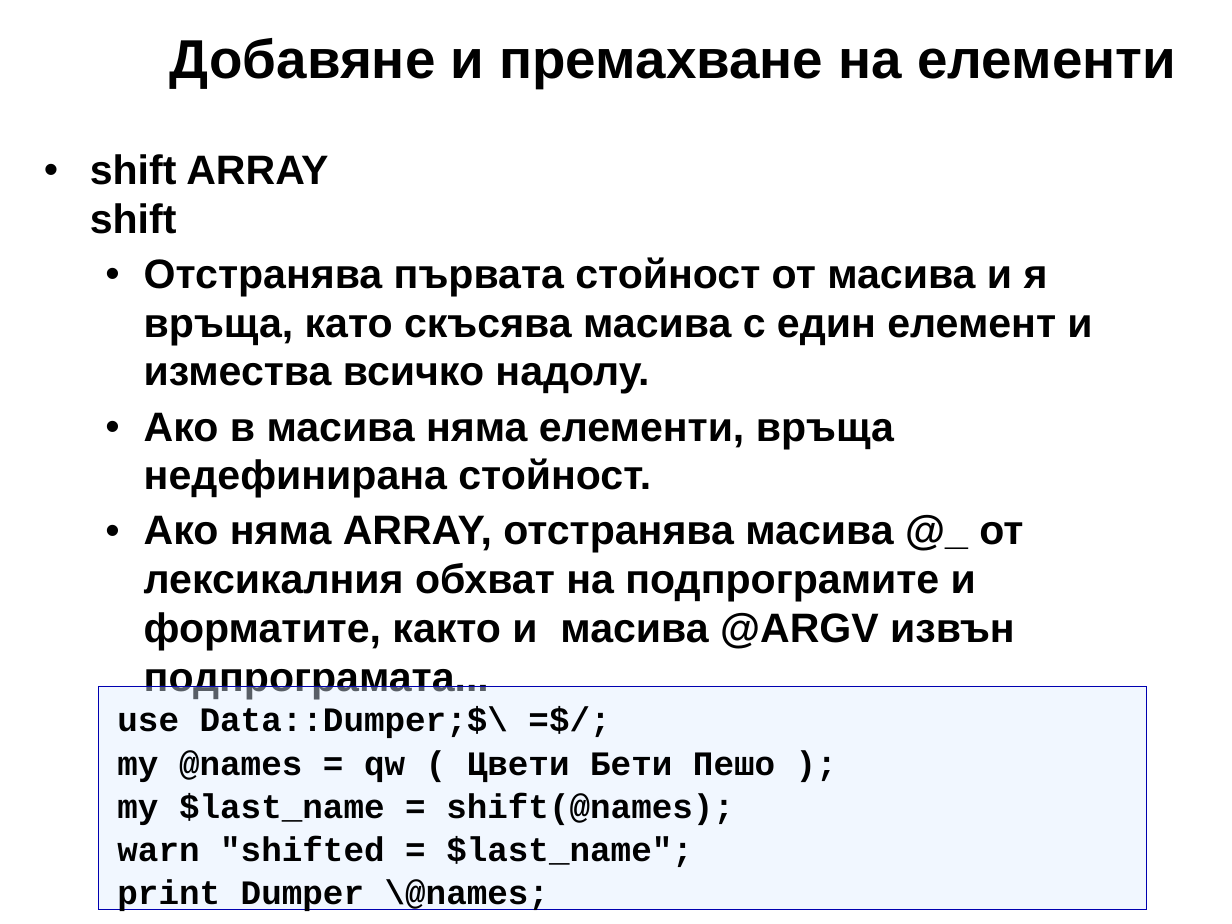
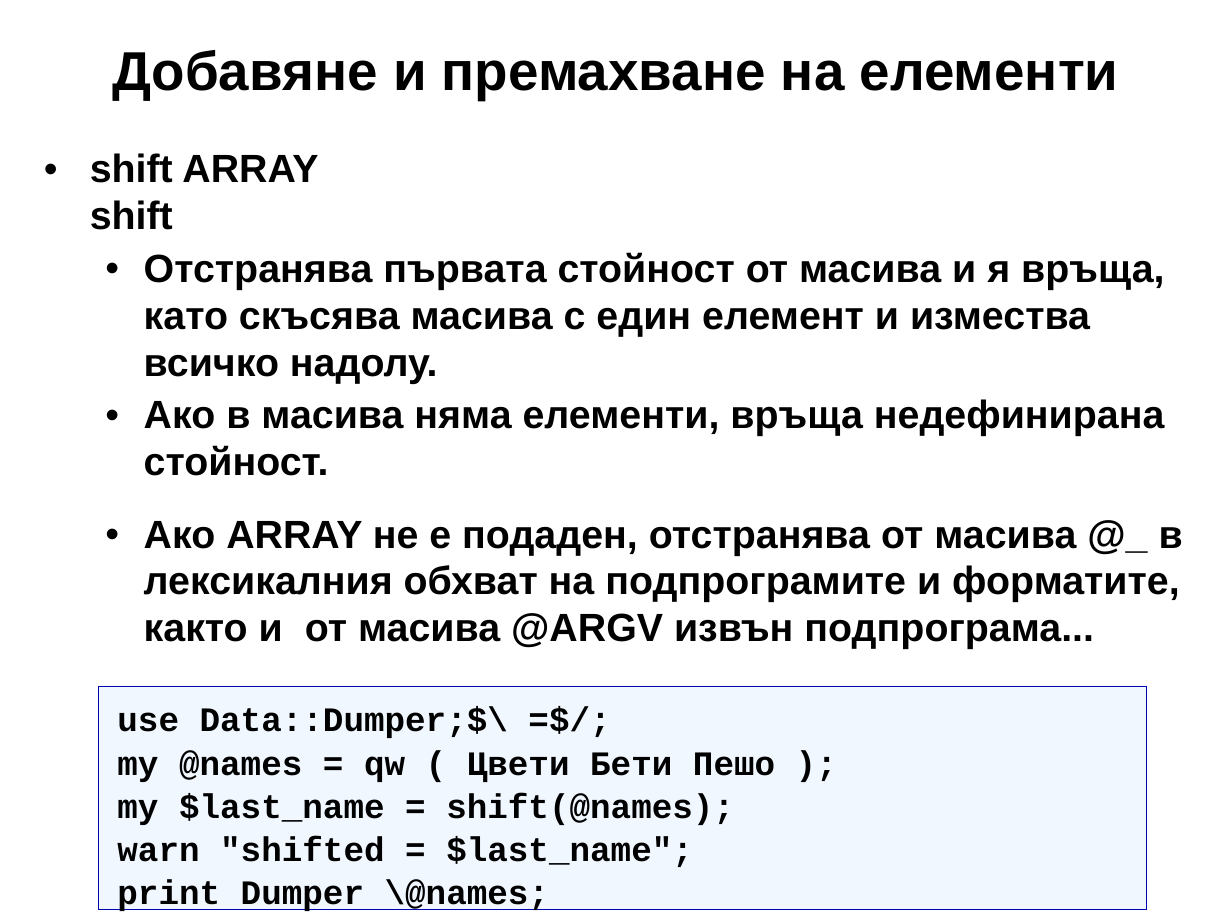
Before and after one commit to kberov/PerlProgrammingCourse, a slide deck: slide 13 of 03_list_and_arrays_bg.odp. Drawn at 1232x924 pixels with LibreOffice and Linux fonts; fonts in the diff are those of the drawing; background and template pictures are left out. Boxes give left, top, right and bottom in pixels: in the first picture for what was removed or moved away, otherwise in the second. Text is boxed around its words. In the diff, an @@ line names an element or a change of style, - is before the commit and + after.

```diff
--- a/03_list_and_arrays_bg.odp
+++ b/03_list_and_arrays_bg.odp
@@ title "Добавяне и премахване на елементи": place and size @@
-title "Добавяне и премахване на елементи" at (170, 38, 1176, 88)
+title "Добавяне и премахване на елементи" at (112, 50, 1119, 100)
@@ title "Добавяне и премахване на елементи" at (112, 50, 1119, 100): alignment left to centre @@
@@ text at (90, 153, 1165, 476): size 24 to 23 pt in "shift ARRAY shift", "Отстранява първата стойност от масива и я ...", "Ако в масива няма елементи, връща недефинирана ..." @@
@@ text at (144, 521, 1183, 649): text changed; size 24 to 23 pt @@
-  • Ако няма ARRAY, отстранява масива @_ от лексикалния обхват на подпрограмите и форматите, както и масива @ARGV извън подпрограмата...
+  • Ако ARRAY не е подаден, отстранява от масива @_ в лексикалния обхват на подпрограмите и форматите, както и от масива @ARGV извън подпрограма...
```
Also in this commit, not shown: 25 other slides changed, 1 other file.
